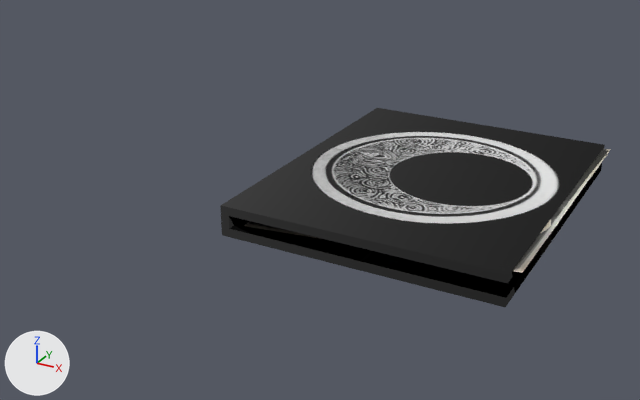
The glTF model Llibre Portfoli Soufyan Web.glb as it was, and as the next commit left it.
Rendered twice from a camera (50 mm lens) standing at (3.26, -5.88, 2.67) and looking at (0.08, -0.1, -0.22). Every picture has the same lights, and +X, +Y and +Z are marked at lower left. Where no turn or scale is listed for an object, it has been applied to the vertices. Vertices at the same position are counted once.

In view in the first picture: 'Cube.002', 'Pagina'.
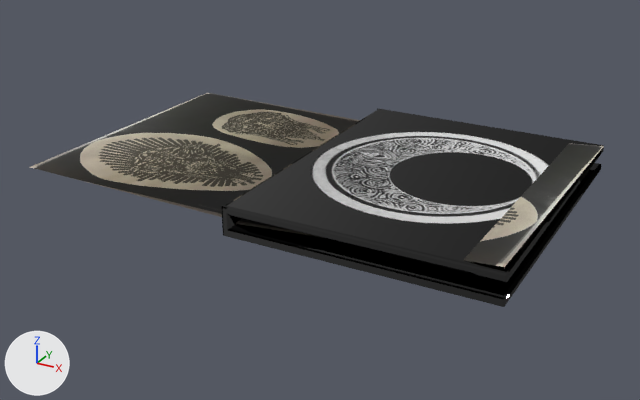
Where the newer file only moved an object's origin or applied its transform, the numbers keep the older frame.

Boxes (x1, y1, x2, y2) around the edits, measured in the pictures (640 x 400 px):
'Pagina', reshaped: before (243, 149, 611, 273); after (30, 93, 360, 217)
'Pagina  Invert.001', added: after (235, 143, 604, 267)

The edits, one by one:
Material 'Pag 1.002' (mat_pag_1_002) is new.
Its texture is img_pagina_1.
Its metallic is 0.35.
Its roughness is 1.0.
me_plane has 1156 vertices, 2178 faces and spans x 0.07..2.07, y -1.2..1.2, z 0.04..0.19.
me_plane is used by ob_pagina; location (0.0, 0.0, -0.043).
me_plane part 1: the whole mesh is multiplied about its middle by the matrix ((-0.997, 0.022, -0.074), (0.022, 1.0, 0.001), (0.074, 0.0, -0.997)), then moved by (-2.06, 0.02, -0.05).
Mesh me_plane_002 is new.
It has 1156 vertices, 2178 faces and spans x -0.04..2.0, y -1.24..1.2, z 0.09..0.27.
It uses material mat_pag_1_002 (picture img_pagina_1).
Object 'Pagina  Invert.001' (ob_pagina__invert_001) is new; it shows me_plane_002.
Its location is (0.014, 0.0, -0.092).
